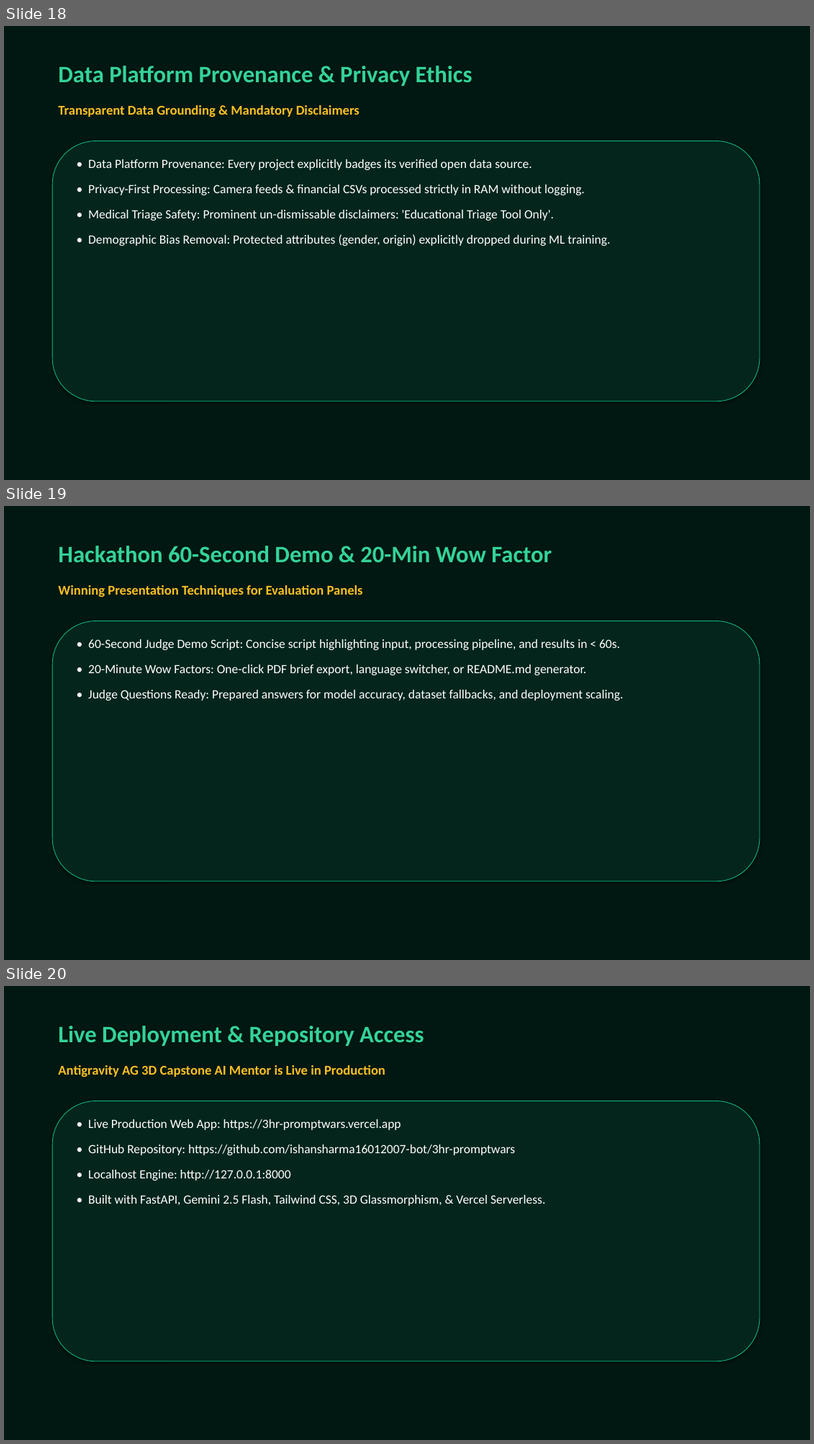
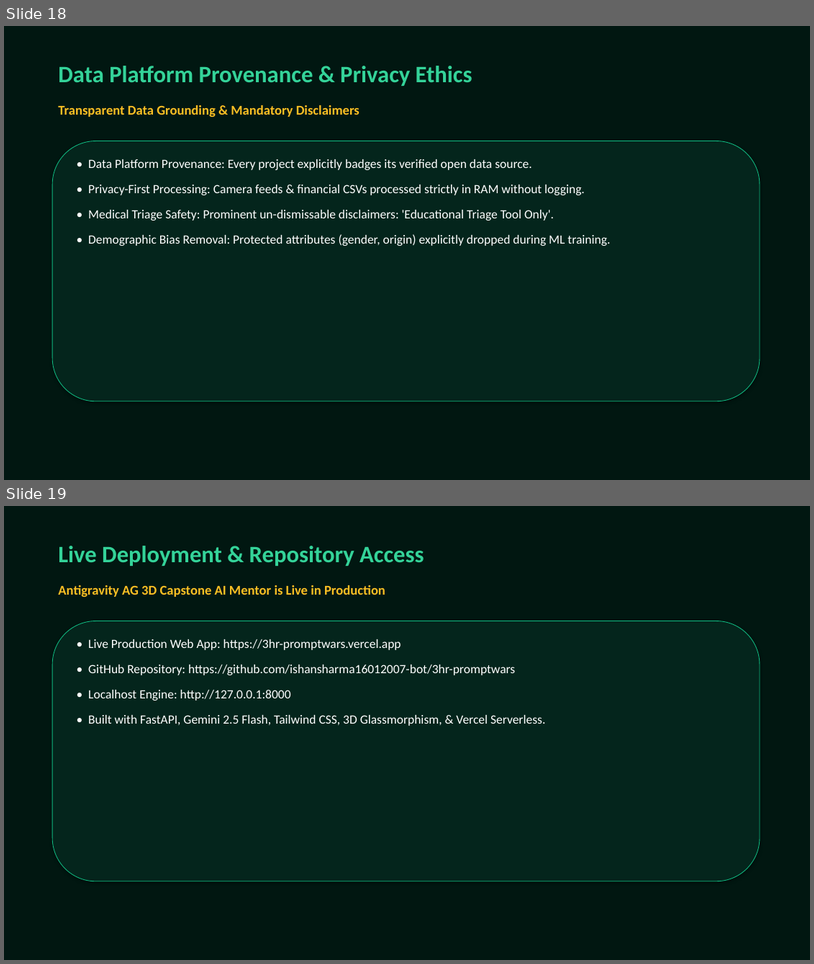
Before and after one commit to ishansharma16012007-bot/3hr-promptwars, a slide deck: antigravity_presentation.pptx. Shown one above the other, each under a label of ours: slides 18, 19 and 20 before the commit, slides 18 and 19 after it. The pictures are 814x1444 and 814x964 pixels, drawn with LibreOffice and Linux fonts; fonts in the diff are those of the drawing. Boxes give left, top, right and bottom in pixels: in the first picture for what was removed or moved away, otherwise in the second. Text is boxed around its words. In the diff, an @@ line names an element or a change of style, - is before the commit and + after.

Commit message:
Remove demo script and wow factor; persist selected project state in Deep Dive and handle selection fallback

```diff
--- a/antigravity_presentation.pptx
+++ b/antigravity_presentation.pptx
@@ slide 19 removed at (4, 506, 810, 960), background #FFFFFF @@
@@ rectangle removed at (4, 506, 810, 960) @@
@@ text removed at (58, 546, 552, 562) @@
-Hackathon 60-Second Demo & 20-Min Wow Factor
@@ text removed at (58, 585, 363, 597) @@
-Winning Presentation Techniques for Evaluation Panels
@@ rounded rectangle removed at (52, 621, 760, 881) @@
@@ text removed at (88, 639, 623, 700) @@
-• 60-Second Judge Demo Script: Concise script highlighting input, processing pipeline, and results in < 60s.
-• 20-Minute Wow Factors: One-click PDF brief export, language switcher, or README.md generator.
-• Judge Questions Ready: Prepared answers for model accuracy, dataset fallbacks, and deployment scaling.
@@ what was slide 20 is now slide 19 @@
```
Also in this commit, not shown: 4 other files.
